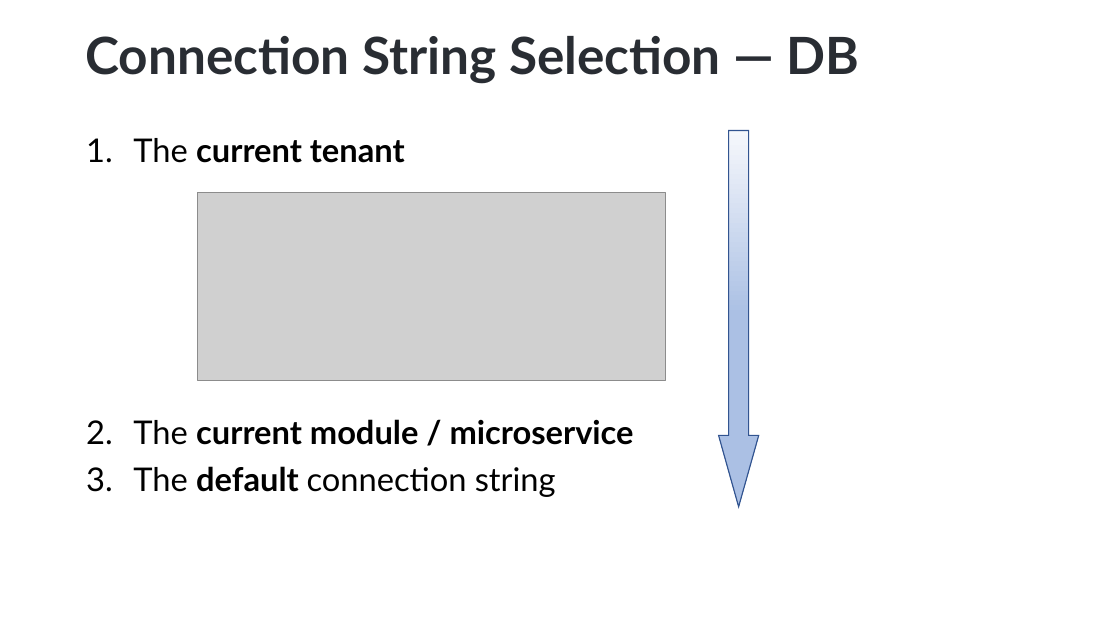
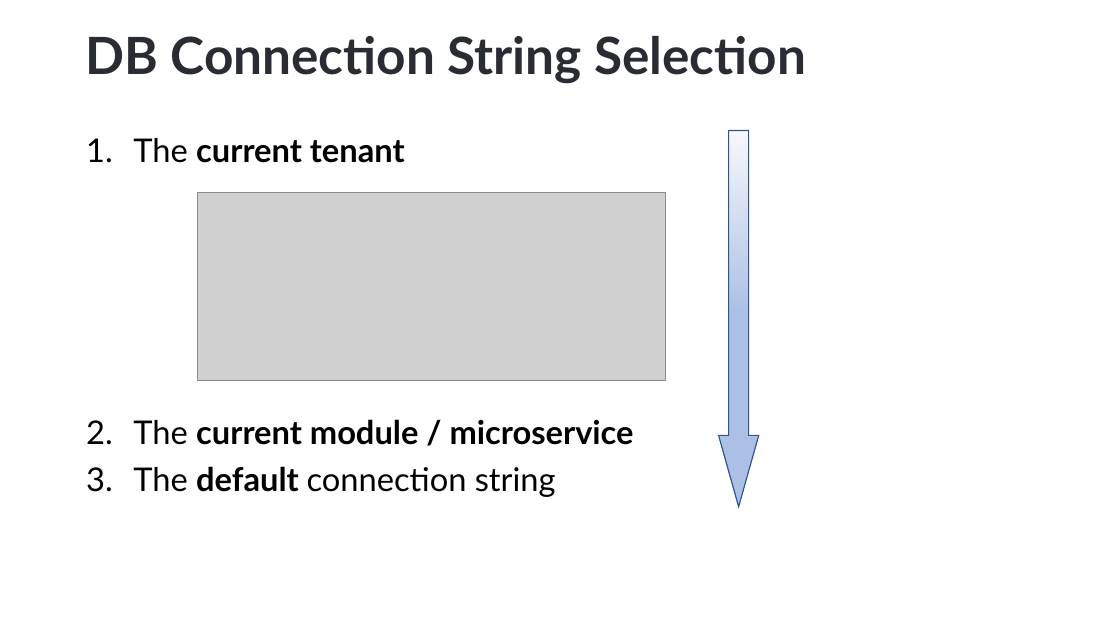
Before and after one commit to ebicoglu/presentations, a slide deck: slide 31 of multi-tenancy-wearedevelopers-2025_30mins.pptx. Drawn at 1120x630 pixels with LibreOffice and Linux fonts; fonts in the diff are those of the drawing; grey boxes stand for pictures; background and template pictures are left out. Boxes give left, top, right and bottom in pixels: in the first picture for what was removed or moved away, otherwise in the second. Text is boxed around its words. In the diff, an @@ line names an element or a change of style, - is before the commit and + after.

```diff
--- a/multi-tenancy-wearedevelopers-2025_30mins.pptx
+++ b/multi-tenancy-wearedevelopers-2025_30mins.pptx
@@ title at (85, 36, 806, 84): text changed @@
-Connection String Selection — DB
+DB Connection String Selection
```
Also in this commit, not shown: 19 other slides changed.
